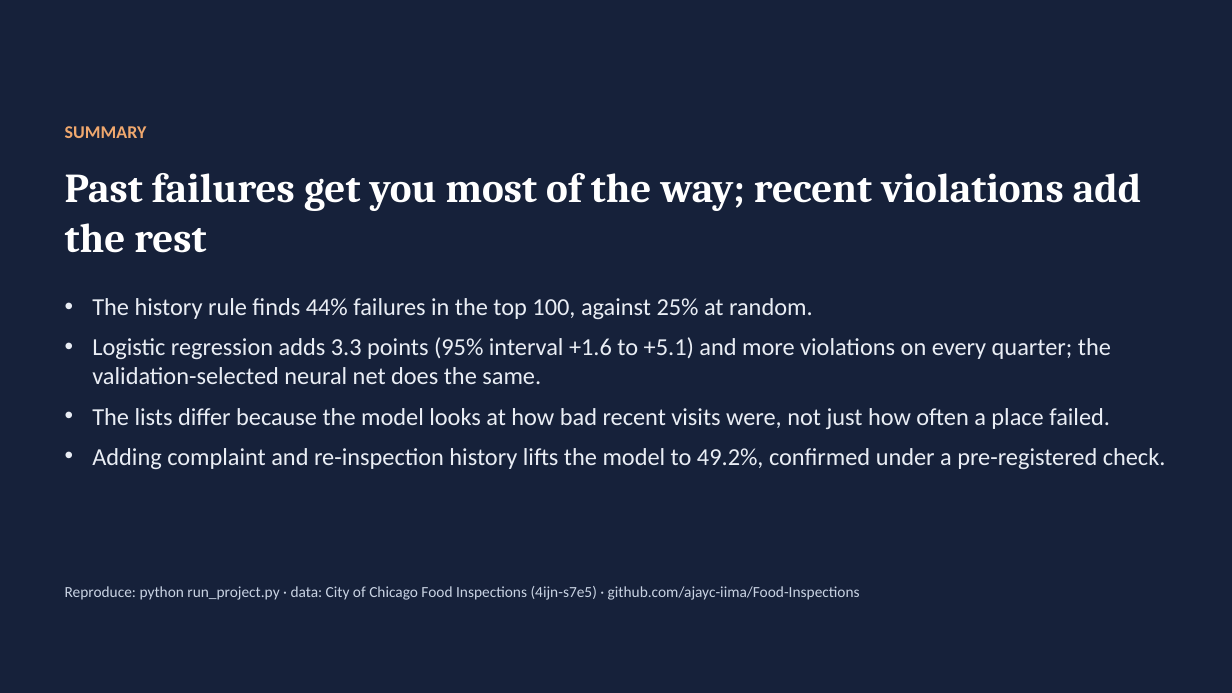
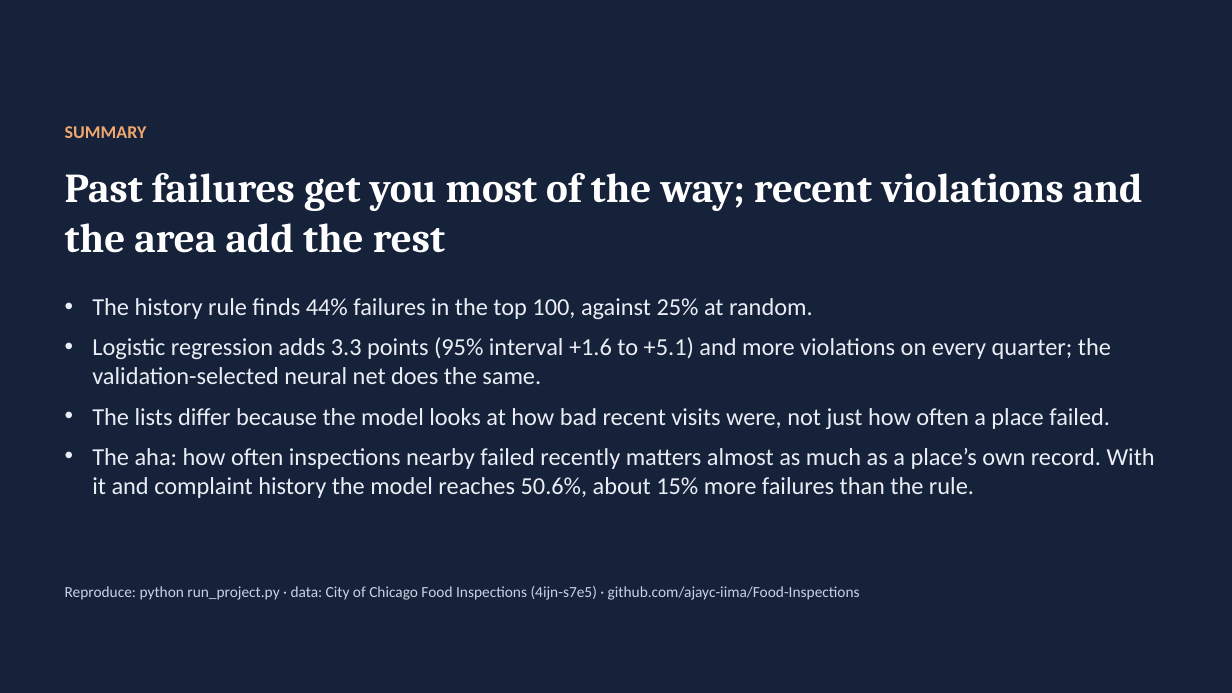
Before and after one commit to ajayc-iima/Food-Inspections, a slide deck: slide 17 of presentation/food_inspections_presentation.pptx (slide 15 before the commit). Drawn at 1232x693 pixels with LibreOffice and Linux fonts; fonts in the diff are those of the drawing. Boxes give left, top, right and bottom in pixels: in the first picture for what was removed or moved away, otherwise in the second. Text is boxed around its words. In the diff, an @@ line names an element or a change of style, - is before the commit and + after.

```diff
--- a/presentation/food_inspections_presentation.pptx
+++ b/presentation/food_inspections_presentation.pptx
@@ text at (65, 173, 1143, 253): text changed @@
-Past failures get you most of the way; recent violations add the rest
+Past failures get you most of the way; recent violations and the area add the rest
@@ text at (92, 448, 1155, 498): text changed @@
-• Adding complaint and re-inspection history lifts the model to 49.2%, confirmed under a pre-registered check.
+• The aha: how often inspections nearby failed recently matters almost as much as a place’s own record. With it and complaint history the model reaches 50.6%, about 15% more failures than the rule.
```
Also in this commit, not shown: 2 slides added, 4 other files.
